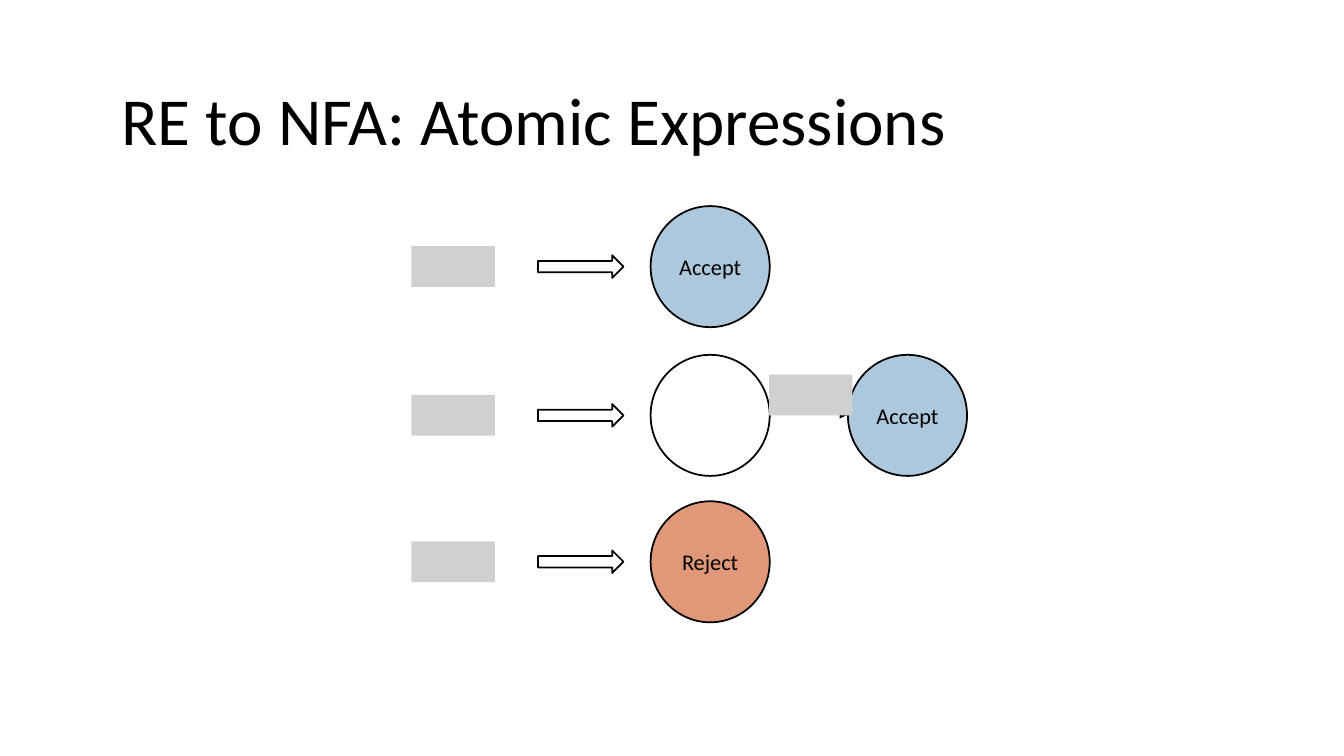
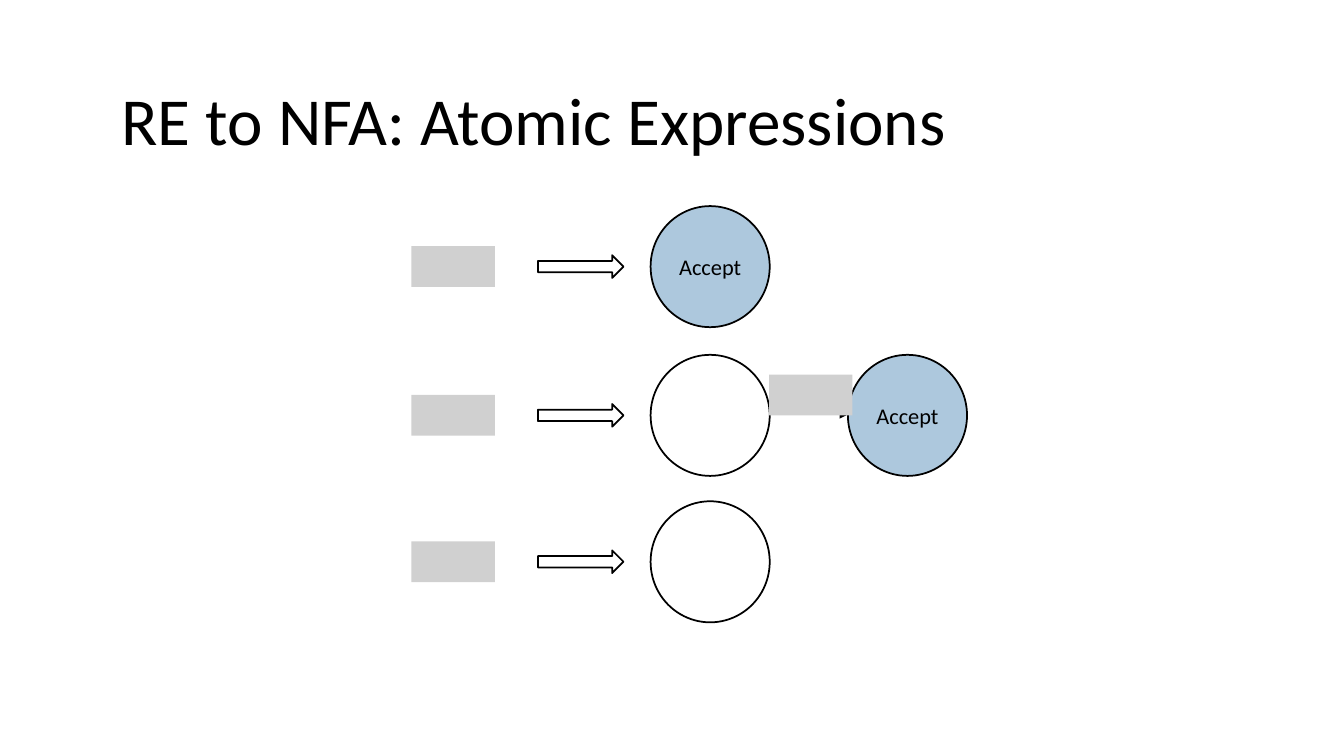
Before and after one commit to nivshani/compilation, a slide deck: slide 67 of new_slides/lexical_analysis.pptx. Drawn at 1344x756 pixels with LibreOffice and Linux fonts; fonts in the diff are those of the drawing; grey boxes stand for pictures. Boxes give left, top, right and bottom in pixels: in the first picture for what was removed or moved away, otherwise in the second. Text is boxed around its words. In the diff, an @@ line names an element or a change of style, - is before the commit and + after.

```diff
--- a/new_slides/lexical_analysis.pptx
+++ b/new_slides/lexical_analysis.pptx
@@ ellipse at (650,501,769,622): fill #E09878 to #FFFFFF @@
@@ text in ellipse at (682,554,738,574): text removed @@
-Reject
```
Also in this commit, not shown: 1 other slide changed, 1 other file.
